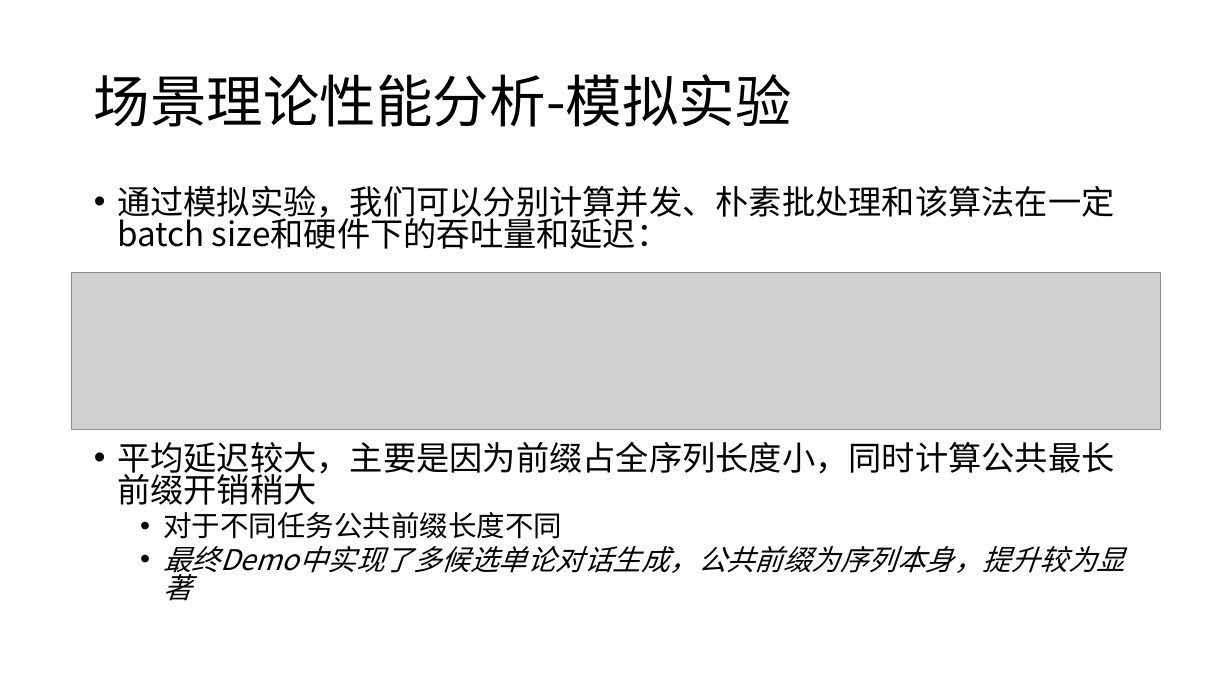
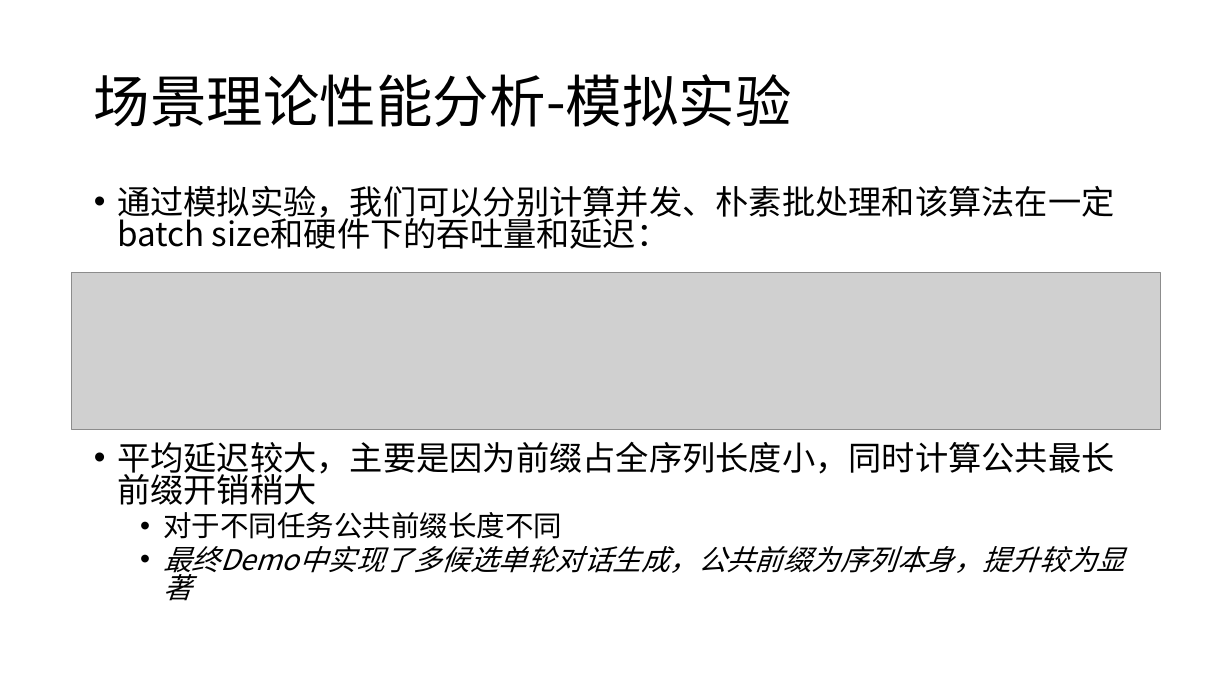
Before and after one commit to BBQGOD/os_course_project, a slide deck: slide 23 of final-report/期末展示.pptx. Drawn at 1232x693 pixels with LibreOffice and Linux fonts; fonts in the diff are those of the drawing; grey boxes stand for pictures. Boxes give left, top, right and bottom in pixels: in the first picture for what was removed or moved away, otherwise in the second. Text is boxed around its words. In the diff, an @@ line names an element or a change of style, - is before the commit and + after.

```diff
--- a/final-report/期末展示.pptx
+++ b/final-report/期末展示.pptx
@@ text at box(163, 546, 1125, 601): text changed @@
-  • 最终Demo中实现了多候选单论对话生成，公共前缀为序列本身，提升较为显著
+  • 最终Demo中实现了多候选单轮对话生成，公共前缀为序列本身，提升较为显著
```
Also in this commit, not shown: 1 other slide changed.
